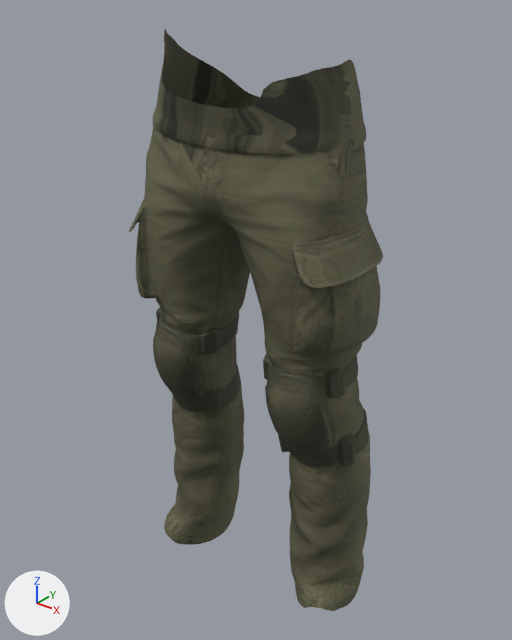
What one commit did to the glTF model public/assets/characters/wear/field_pants.glb.
The view is the same before and after, from a camera (50 mm lens) standing at (0.81, -0.96, 1.278) and looking at (-0.014, 0.07, 0.639). Arrows for +X, +Y and +Z are at lower left; the lights stay in place. The first picture is the older version. Vertices at exactly the same position are counted once.

In view in the first picture: 'wear'.
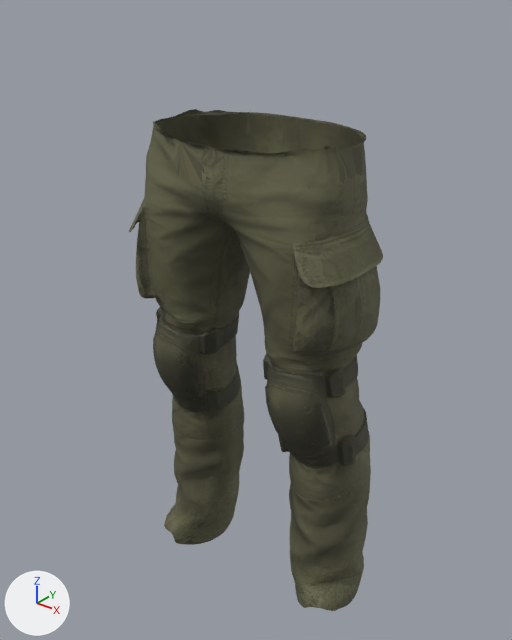
Where the change shows, as pixel boxes [x1, y1, x2, y2] in the pictures (512 x 640 px; the box of a moved part takes in the faces that stretch with it):
```json
{"object": "wear", "change": "reshaped", "before": [129, 30, 383, 611], "after": [129, 109, 383, 611], "on screen": "14% shorter"}
{"part": 1, "of": "me_wear", "change": "cut back", "before": [152, 30, 366, 162], "after": [153, 109, 366, 162]}
{"part": 2, "of": "me_wear", "change": "moved or reshaped", "before": [164, 523, 184, 544], "after": [164, 523, 184, 544]}
{"part": 3, "of": "me_wear", "change": "edited", "before": [146, 127, 365, 535], "after": [146, 127, 365, 535], "on screen": "looks the same"}
```

Edits to the scene script, one JSON object a line:
```json
{"block": "me_wear", "where": "# used by ob_wear; location = (0.0, 0.0, 0.0)"}
{"op": "remove", "block": "me_wear", "code": "me_wear.from_pydata(...)  # 7541 vertices, 14837 faces; spans x -0.262..0.265, y -0.088..0.188, z -0.019..1.193"}
{"op": "add", "block": "me_wear", "code": "me_wear.from_pydata(...)  # 7296 vertices, 14328 faces; spans x -0.262..0.265, y -0.088..0.187, z -0.019..1.039"}
{"block": "me_wear", "change": "me_wear part 1: 1 vertex moved within x 0.086, y 0.182, z 1.032; 319 vertices removed from x -0.209..0.213, y -0.084..0.188, z 1.02..1.193; 78 vertices added at x -0.207..0.211, y -0.078..0.187, z 1.021..1.039"}
{"block": "me_wear", "change": "me_wear part 2: 1 vertex moved from x -0.228, y -0.03, z 0.033 to x -0.227, y -0.029, z 0.035; 10 vertices removed from x -0.219..-0.187, y -0.041..-0.036, z 0.019..0.046; 6 vertices added at x -0.216..-0.186, y -0.037..-0.034, z 0.021..0.041"}
{"block": "me_wear", "change": "me_wear part 3: 272 kept faces spanning x -0.224..0.221, y -0.085..0.185, z 0.037..1.033 get new vertex colours; the middle colour goes from white #ffffff to white #f9f9f9"}
{"block": "me_wear", "change": "other edits to the shape of me_wear do not show in these pictures"}
```
